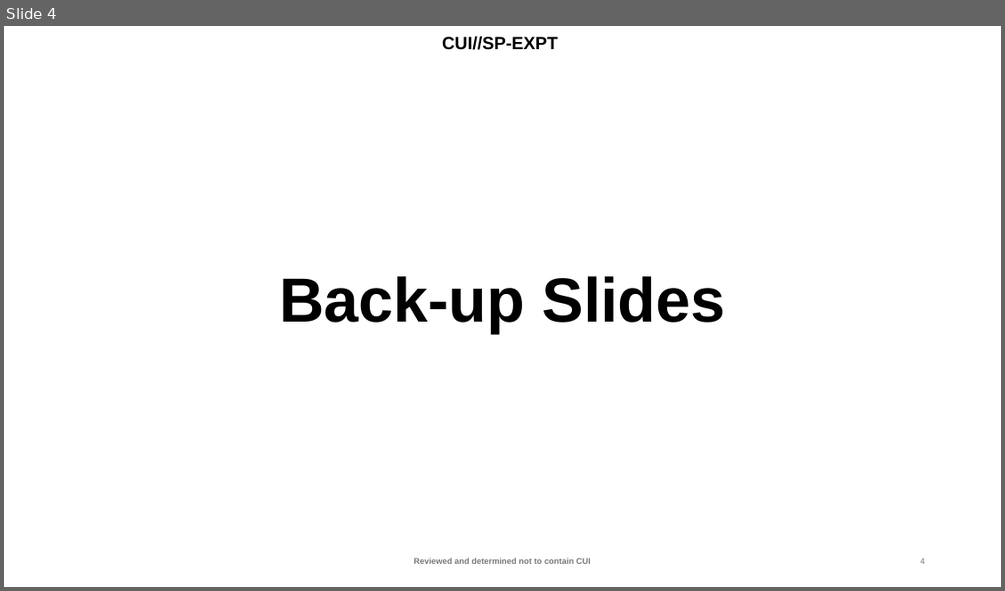
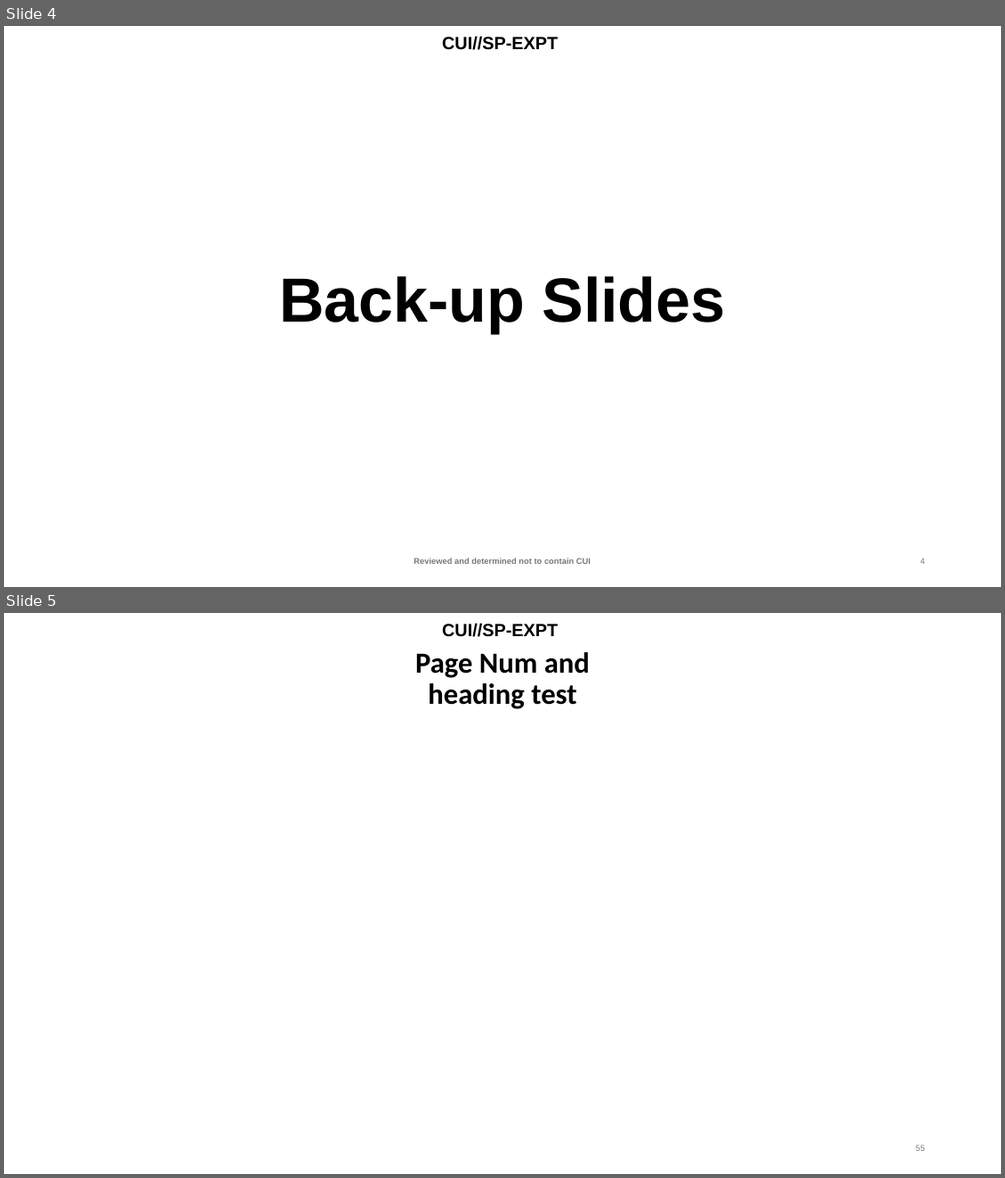
Before and after one commit to emil3h/slide-reviewer, a slide deck: data/testTemplate1.pptx. Shown one above the other, each under a label of ours: slide 4 before the commit, slides 4 and 5 after it. The pictures are 1005x591 and 1005x1178 pixels, drawn with LibreOffice and Linux fonts; fonts in the diff are those of the drawing; background and template pictures are left out. Boxes give left, top, right and bottom in pixels: in the first picture for what was removed or moved away, otherwise in the second. Text is boxed around its words. In the diff, an @@ line names an element or a change of style, - is before the commit and + after.

```diff
--- a/data/testTemplate1.pptx
+++ b/data/testTemplate1.pptx
@@ slide 5 added at bbox=[4, 613, 1001, 1174], background #FFFFFF; not listed: 1 template element that a slide beside it also shows @@
@@ title added at bbox=[415, 652, 590, 709], 28 pt, text #000000, bold @@
+Page Num and heading test
@@ page number added at bbox=[915, 1145, 924, 1151], 8 pt, text #797979 @@
+55
```
Also in this commit, not shown: 1 other slide added, 3 other files.
